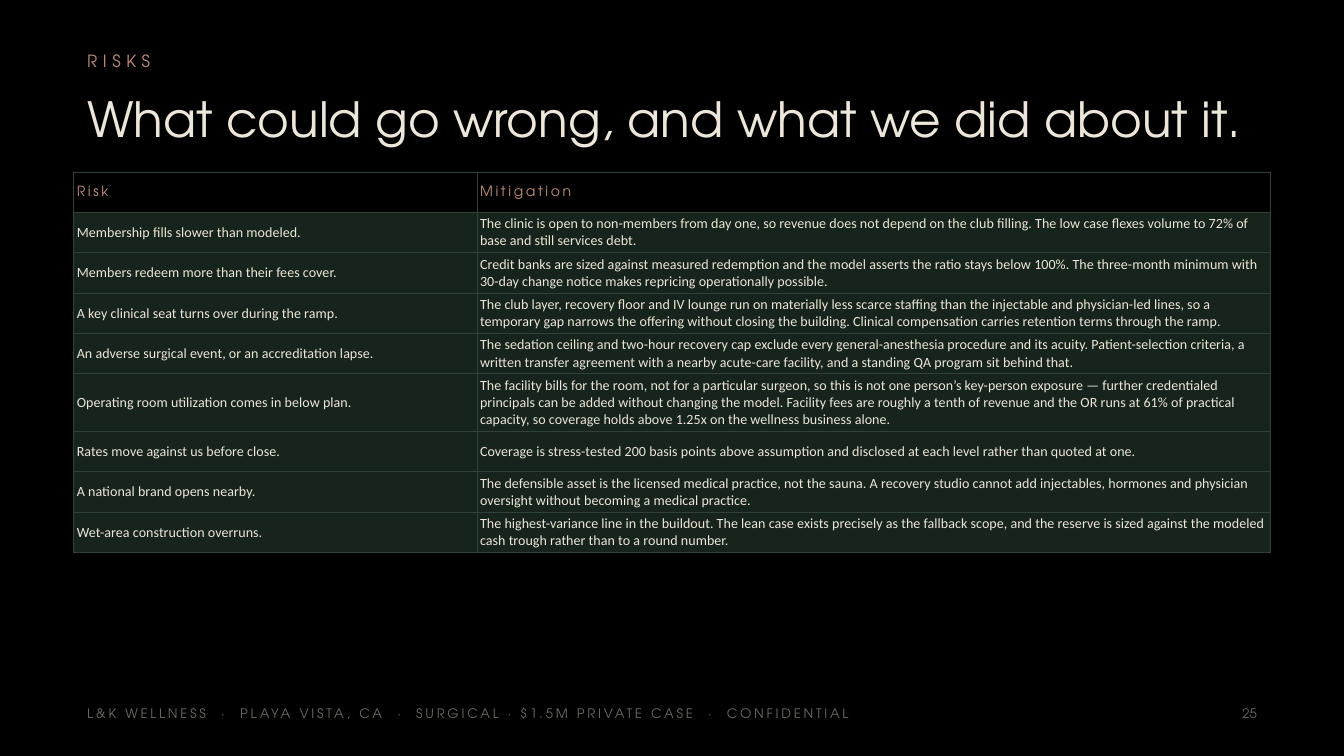
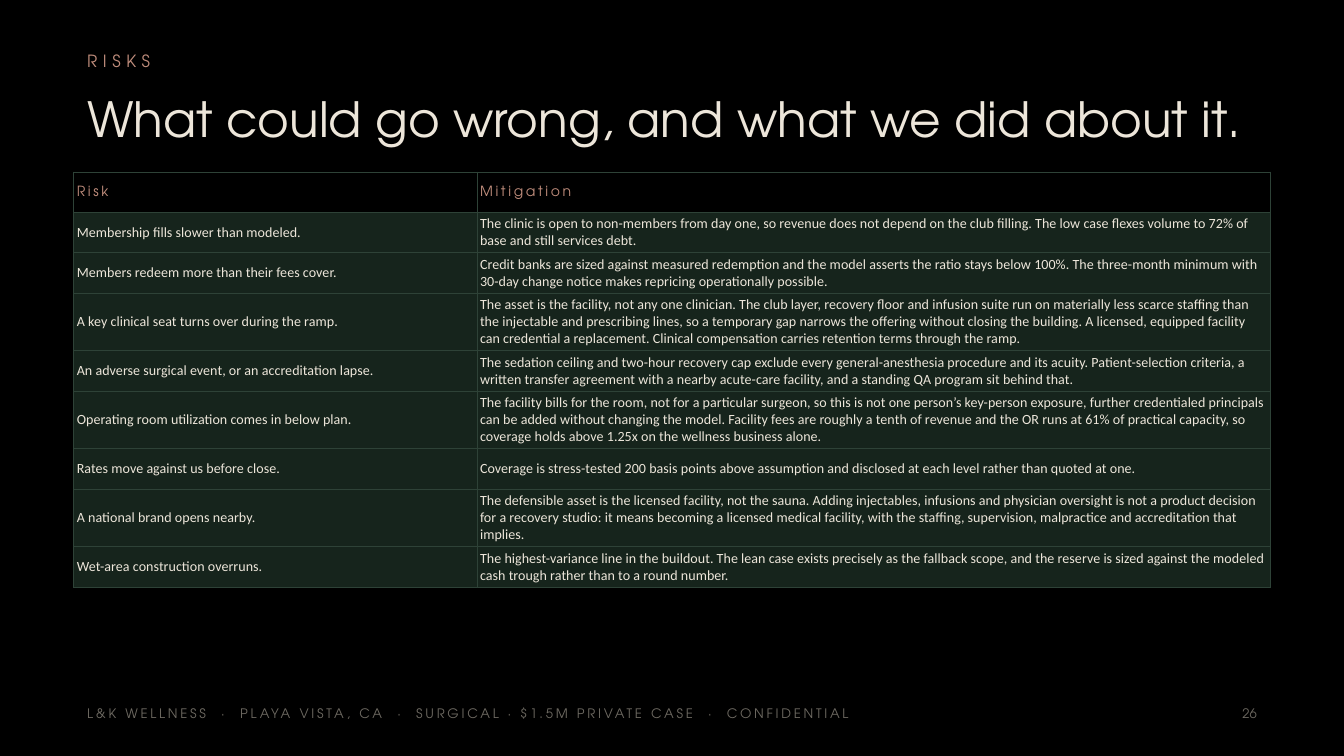
Before and after one commit to apexalpha811/2mil_surgical, a slide deck: slide 26 of 1.5mil_surgical.pptx (slide 25 before the commit). Drawn at 1344x756 pixels with LibreOffice and Linux fonts; fonts in the diff are those of the drawing. Boxes give left, top, right and bottom in pixels: in the first picture for what was removed or moved away, otherwise in the second. Text is boxed around its words. In the diff, an @@ line names an element or a change of style, - is before the commit and + after.

```diff
--- a/1.5mil_surgical.pptx
+++ b/1.5mil_surgical.pptx
@@ table at [74, 172, 1270, 587] @@
-row 4, column 2: The club layer, recovery floor and IV lounge run on materially less scarce staffing than the injectable and physician-led lines, so a temporary gap narrows the offering without closing the building. Clinical compensation carries retention terms through the ramp.
+row 4, column 2: The asset is the facility, not any one clinician. The club layer, recovery floor and infusion suite run on materially less scarce staffing than the injectable and prescribing lines, so a temporary gap narrows the offering without closing the building. A licensed, equipped facility can credential a replacement. Clinical compensation carries retention terms through the ramp.
-row 6, column 2: The facility bills for the room, not for a particular surgeon, so this is not one person’s key-person exposure — further credentialed principals can be added without changing the model. Facility fees are roughly a tenth of revenue and the OR runs at 61% of practical capacity, so coverage holds above 1.25x on the wellness business alone.
+row 6, column 2: The facility bills for the room, not for a particular surgeon, so this is not one person’s key-person exposure, further credentialed principals can be added without changing the model. Facility fees are roughly a tenth of revenue and the OR runs at 61% of practical capacity, so coverage holds above 1.25x on the wellness business alone.
-row 8, column 2: The defensible asset is the licensed medical practice, not the sauna. A recovery studio cannot add injectables, hormones and physician oversight without becoming a medical practice.
+row 8, column 2: The defensible asset is the licensed facility, not the sauna. Adding injectables, infusions and physician oversight is not a product decision for a recovery studio: it means becoming a licensed medical facility, with the staffing, supervision, malpractice and accreditation that implies.
```
Also in this commit, not shown: 32 other slides changed, 2 slides added, 5 other files.
